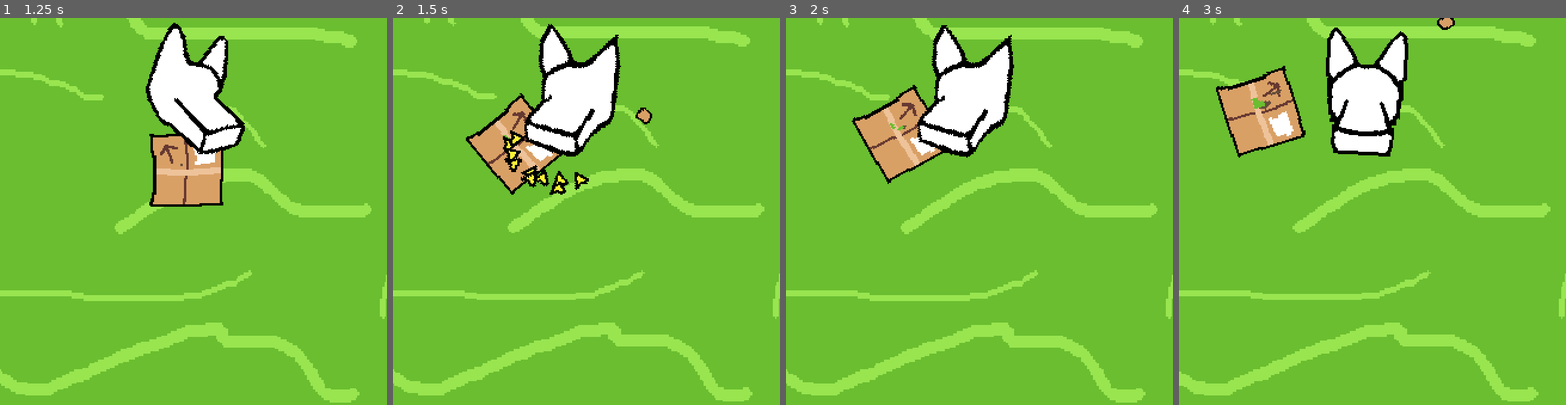
Above: before the commit, frames 1-4 (left to right).
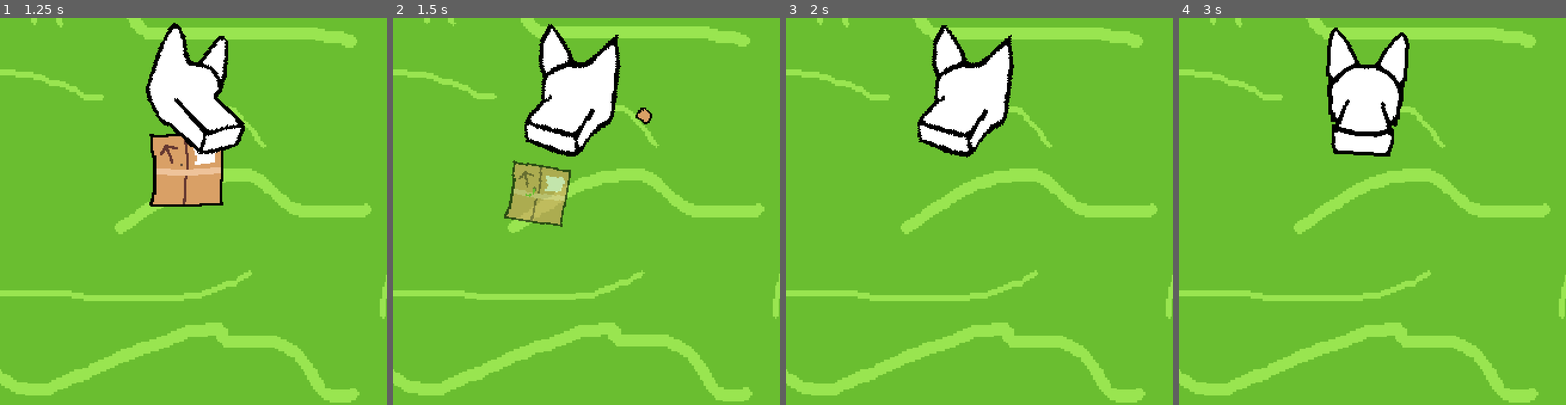
Above: after the commit, the same moments.

Repository: kennethbchen/RGHRGHRGH-Game
Game: Godot game, scene res://scenes/game.tscn
Two runs of this game, one before a commit and one after it. Both use one fixed random seed, a clock stepped at 60 frames per second and the inputs below.
Inputs (mouse positions are in pixels of both pictures, inside the frame that each line leads up to):
- Up to frame 1 (1.25 s): tap Enter at 0.5 s; move the mouse to (278, 192) at 0.52 s; press the mouse at (278, 192) at 0.53 s
- Up to frame 2 (1.5 s): tap Space at 1.25 s; move the mouse to (509, 230) at 1.27 s; release the mouse at (509, 230) at 1.28 s; click (509, 230) at 1.35 s
- Up to frame 3 (2 s): no input
- Up to frame 4 (3 s): move the mouse to (1411, 126) at 2.02 s; press the mouse at (1411, 126) at 2.03 s; tap Enter at 2.75 s; move the mouse to (1353, 288) at 2.77 s; release the mouse at (1353, 288) at 2.78 s; click (1353, 288) at 2.85 s

Frame 1 is identical in both runs. In frame 2, 4.7% of the frame differs, in the area x 18-51%, y 19-55%; in frame 3, 2.9%; in frame 4, 4.7%, in the area x 0-100%, y 0-100%.

Commit message:
Implemented destroying a biteable object after it is released

Diff:
--- a/scenes/game.tscn
+++ b/scenes/game.tscn
@@ -141,6 +141,9 @@
 script = ExtResource("6_qxxue")
 angular_velocity_limit = 20.0
 
+[node name="BiteDetector" parent="Biteable" instance=ExtResource("5_7sovw")]
+visible = false
+
 [node name="SFXPlayer" type="AudioStreamPlayer" parent="Biteable"]
 stream = SubResource("AudioStreamRandomizer_mbyjr")
 volume_db = -10.0
@@ -179,9 +182,6 @@
 offset_decay = 20.0
 speed = 10.0
 
-[node name="BiteDetector" parent="Biteable" instance=ExtResource("5_7sovw")]
-visible = false
-
 [connection signal="shake_combo_ended" from="Player/ShakeComboController" to="MusicPlayer" method="_on_shake_combo_ended"]
 [connection signal="shake_combo_started" from="Player/ShakeComboController" to="MusicPlayer" method="_on_shake_combo_started"]
 [connection signal="bite_ended" from="Biteable/BiteDetector" to="Biteable" method="_on_bite_ended"]
--- a/scripts/bite_detector.gd
+++ b/scripts/bite_detector.gd
@@ -5,6 +5,17 @@
 signal bite_started()
 signal bite_ended()
 signal shaken()
+
+var biteable = true
+
+func is_enabled() -> bool:
+	return biteable
+
+func enable() -> void:
+	biteable = true
+
+func disable() -> void:
+	biteable = false
 
 func start_bite() -> void:
 	bite_started.emit()
--- a/scripts/biteable_prop.gd
+++ b/scripts/biteable_prop.gd
@@ -1,6 +1,6 @@
 extends CharacterBody2D
 
-enum STATE {NORMAL, BITTEN, DESTROYED}
+enum STATE {NORMAL, BITTEN, DISCARDED}
 
 @export var velocity_limit: float = 800
 
@@ -13,6 +13,8 @@
 @onready var particles: CPUParticles2D = $CPUParticles2D
 
 @onready var sfx: AudioStreamPlayer = $SFXPlayer
+
+@onready var bite_detector: BiteDetector = $BiteDetector
 
 var current_state: STATE = STATE.NORMAL
 
@@ -30,6 +32,8 @@
 		current_erosion_level = clamp(current_erosion_level, 0, erosion_levels)
 
 var particle_emit_start_time: float = 0
+
+signal destroyed()
 
 func _ready() -> void:
 
@@ -49,8 +53,7 @@
 	angular_velocity = clamp(angular_velocity, -angular_velocity_limit, angular_velocity_limit)
 
 	match current_state:
-		STATE.NORMAL:
-
+		STATE.NORMAL, STATE.DISCARDED:
 			rotation += angular_velocity * delta
 
 			move_and_slide()
@@ -94,3 +97,22 @@
 
 	velocity = estimated_velocity
 	angular_velocity = estimated_angular_velocity
+
+	_on_discarded()
+
+func _on_discarded() -> void:
+	current_state = STATE.DISCARDED
+
+	# Not biteable anymore
+	bite_detector.disable()
+
+	var tween = get_tree().create_tween()
+	tween.tween_property(sprite, "modulate", Color(1, 1, 1, 0), 0.5)
+	tween.parallel()
+	tween.tween_property(sprite, "scale", Vector2(0.5, 0.5), 0.5)
+	tween.finished.connect(_destroy)
+
+
+func _destroy() -> void:
+	destroyed.emit()
+	queue_free()
--- a/scripts/player.gd
+++ b/scripts/player.gd
@@ -44,10 +44,6 @@
 
 		_bite_object(hitbox.get_overlapping_areas()[0])
 
-		sfx.play()
-
-		particles.restart()
-		particles.emitting = true
 
 func _on_bite_release() -> void:
 	_release_bitten_object()
@@ -57,10 +53,18 @@
 	if bit_object_detector:
 		return
 
+	if not obj.is_enabled():
+		return
+
 	bit_object_detector = obj
 	bite_relative_transform = global_transform.affine_inverse() * obj.global_transform
 
 	bit_object_detector.start_bite()
+
+	sfx.play()
+
+	particles.restart()
+	particles.emitting = true
 
 func _release_bitten_object():
 	if not bit_object_detector:
